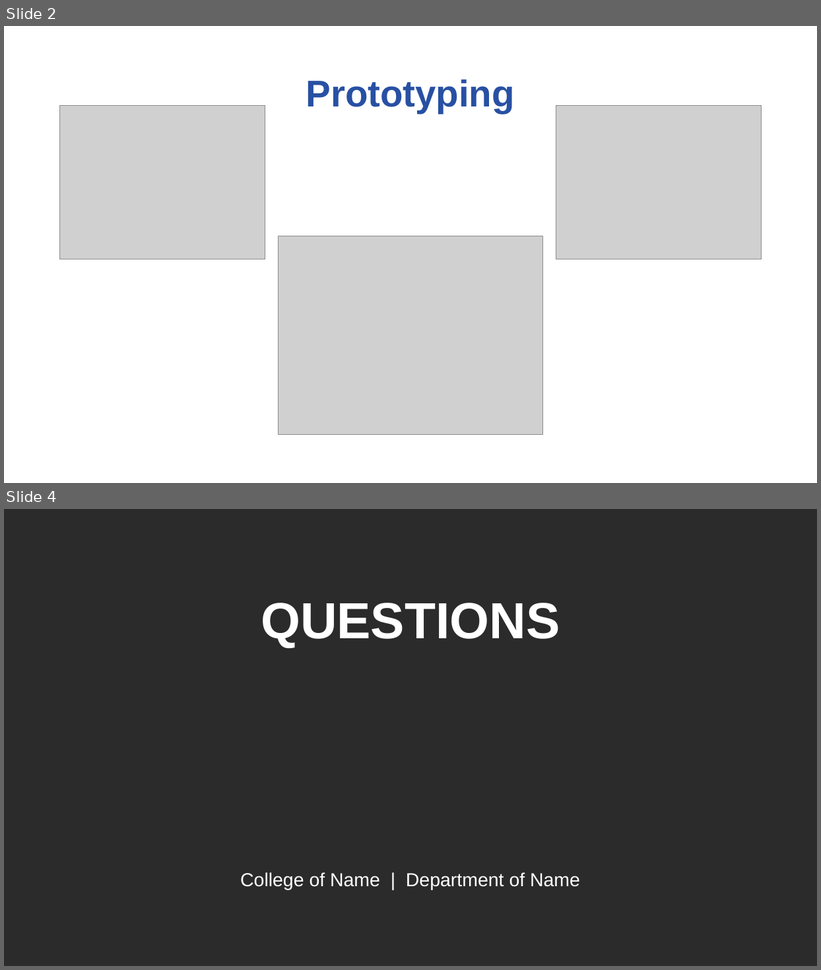
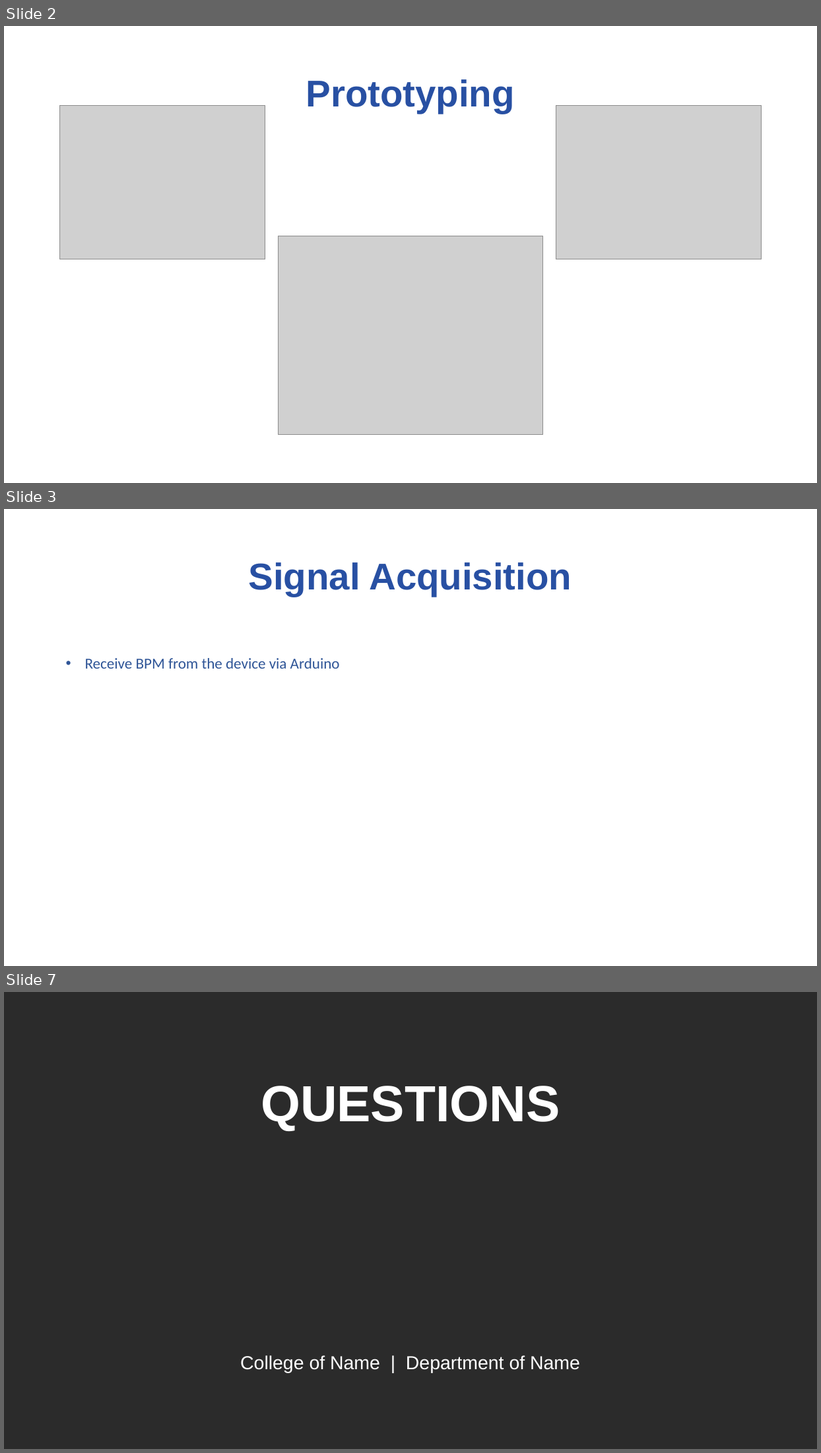
Before and after one commit to ramirez915/BioE-CS-494, a slide deck: Lab 2 ppt.pptx. Shown one above the other, each under a label of ours: slides 2 and 4 before the commit, slides 2, 3 and 7 after it; the slides between them are not shown. The pictures are 821x970 and 821x1453 pixels, drawn with LibreOffice and Linux fonts; fonts in the diff are those of the drawing; grey boxes stand for pictures; background and template pictures are left out; a plain dark background stands for a picture behind light text. Boxes give left, top, right and bottom in pixels: in the first picture for what was removed or moved away, otherwise in the second. Text is boxed around its words. In the diff, an @@ line names an element or a change of style, - is before the commit and + after.

```diff
--- a/Lab 2 ppt.pptx
+++ b/Lab 2 ppt.pptx
@@ slide 3 added at (4,509,817,966), background #FFFFFF @@
@@ title added at (249,562,572,596), 44 pt, text #2850A3, bold @@
+Signal Acquisition
@@ text added at (85,658,340,669), 18 pt, text #2F5597 @@
+• Receive BPM from the device via Arduino
@@ what was slide 4 is now slide 7 @@
```
Also in this commit, not shown: 3 other slides added, 1 slide removed.
